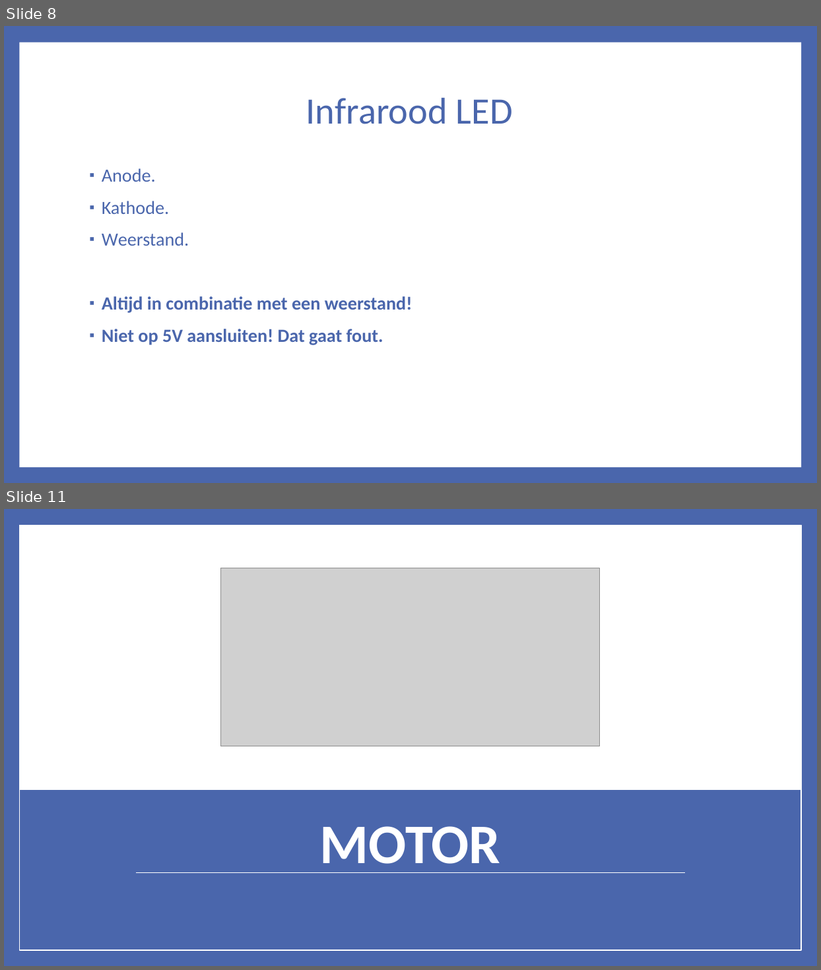
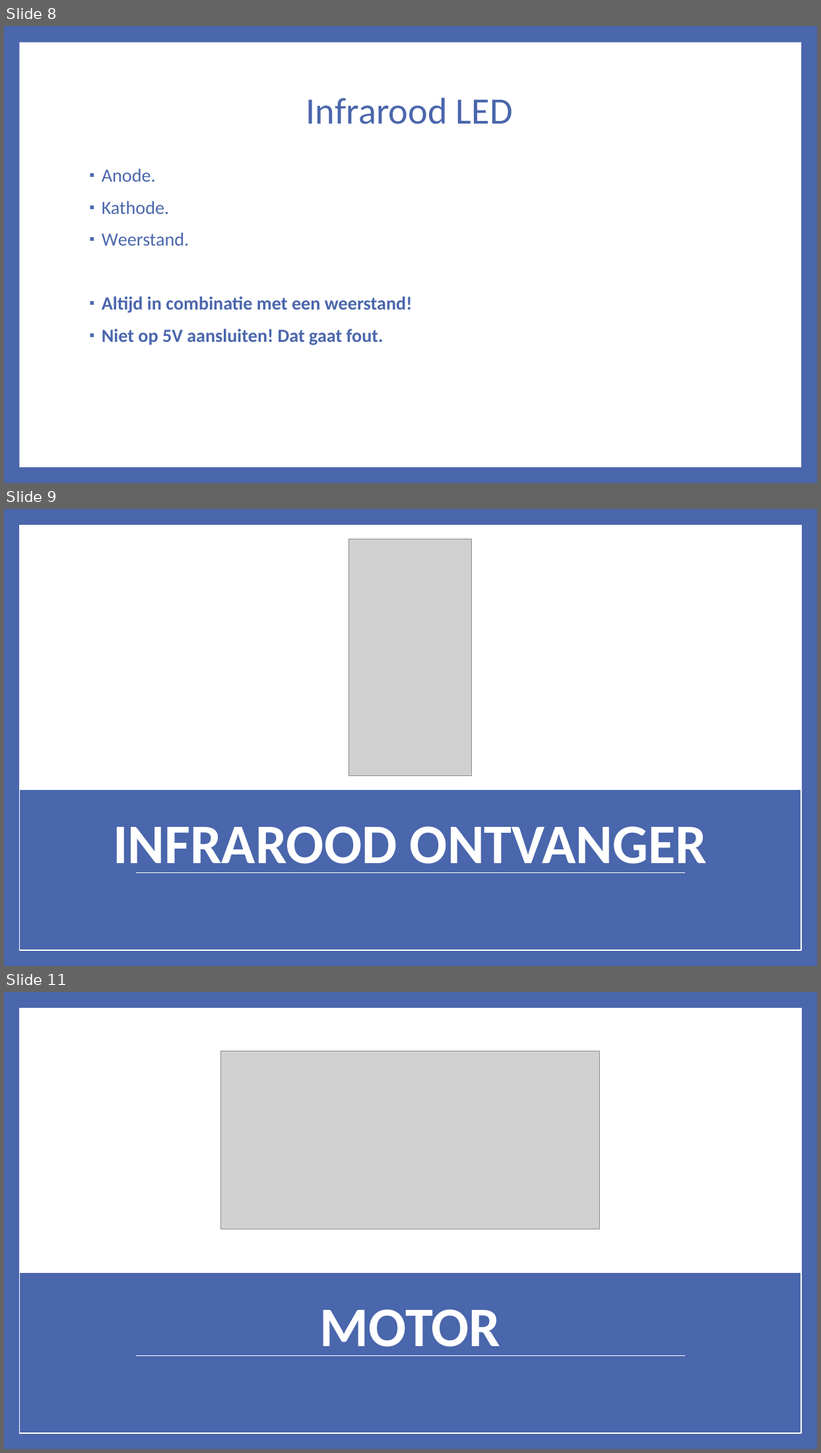
Before and after one commit to jeroenvanhattem/Arduino-Workshop, a slide deck: Documents/Arduino Advanced.pptx. Shown one above the other, each under a label of ours: slides 8 and 11 before the commit, slides 8, 9 and 11 after it; the slides between them are not shown. The pictures are 821x970 and 821x1453 pixels, drawn with LibreOffice and Linux fonts; fonts in the diff are those of the drawing; grey boxes stand for pictures. Boxes give left, top, right and bottom in pixels: in the first picture for what was removed or moved away, otherwise in the second. Text is boxed around its words. In the diff, an @@ line names an element or a change of style, - is before the commit and + after.

```diff
--- a/Documents/Arduino Advanced.pptx
+++ b/Documents/Arduino Advanced.pptx
@@ slide 9 added at <box>4,509,817,966</box>, background #4A66AC @@
@@ rectangle added at <box>4,509,817,966</box>, fill #4A66AC @@
@@ rectangle added at <box>19,525,801,951</box>, fill #4A66AC, outline #FFFFFF 1 pt @@
@@ rectangle added at <box>19,525,801,790</box>, fill #FFFFFF, outline #FFFFFF 1 pt @@
@@ picture added at <box>349,539,472,776</box> @@
@@ title added at <box>113,826,707,873</box>, 66 pt, text #FFFFFF, bold @@
+INFRAROOD ONTVANGER
@@ line added from (136, 873) to (684, 873), #FFFFFF 0.79 pt @@
```
Also in this commit, not shown: 2 slides changed, 1 other slide added, 6 slides removed, 58 other files.
